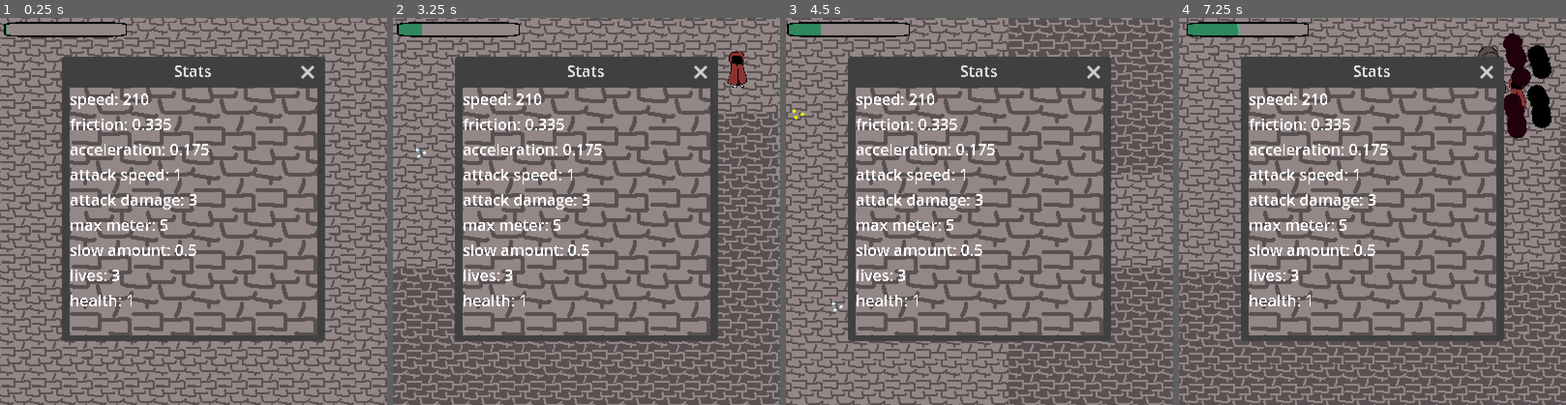
Above: before the commit, frames 1-4 (left to right).
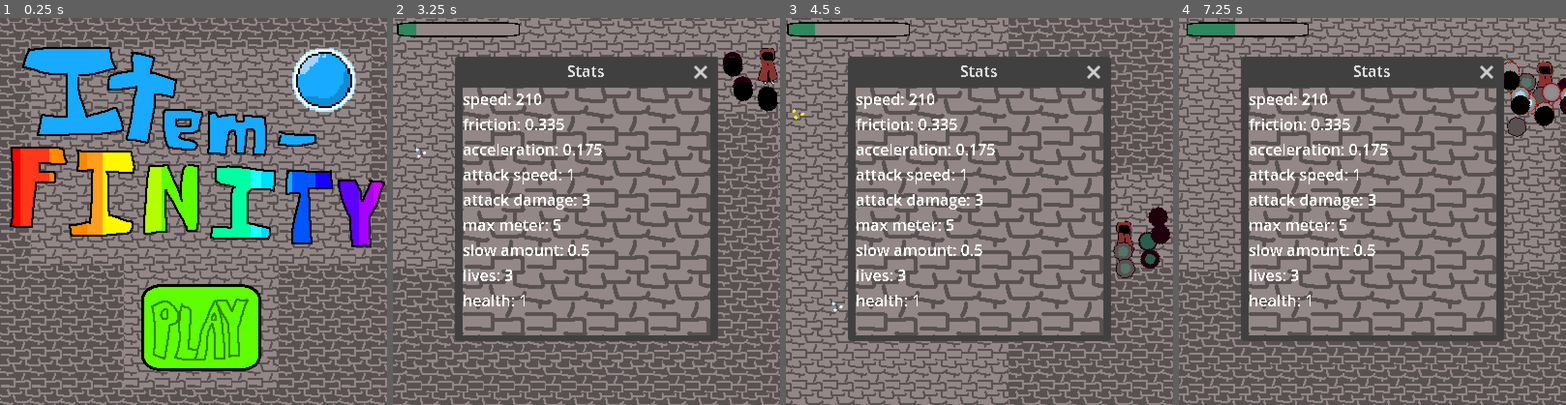
Above: after the commit, the same moments.

Repository: pYMxlobo/itemfinity
Game: Godot game, scene res://scenes/titlescreen.tscn
Two runs of this game, one before a commit and one after it. Both use one fixed random seed, a clock stepped at 60 frames per second and the inputs below. Before the commit the project starts from res://scenes/testo.tscn.
Inputs (mouse positions are in pixels of both pictures, inside the frame that each line leads up to):
- Up to frame 1 (0.25 s): no input
- Up to frame 2 (3.25 s): click (594, 327) at 0.52 s; move the mouse to (671, 192) at 1.27 s; hold D (right) 1.28-2.03 s; hold F (slow) 1.28-2.03 s; move the mouse to (509, 230) at 2.02 s; hold S (down) 2.03-2.78 s; tap F (slow) at 2.1 s; move the mouse to (625, 126) at 2.77 s; hold D (right) from 2.78 s (still down); hold F (slow) from 2.78 s (still down)
- Up to frame 3 (4.5 s): move the mouse to (960, 288) at 3.52 s; release D (right) at 3.53 s; release F (slow) at 3.53 s; hold W (up) 3.53-4.28 s; tap F (slow) at 3.6 s; move the mouse to (1095, 269) at 4.27 s; hold A (left) from 4.28 s (still down); hold F (slow) from 4.28 s (still down)
- Up to frame 4 (7.25 s): move the mouse to (1256, 153) at 5.02 s; release F (slow) at 5.03 s; tap F (slow) at 5.1, 6.6 s; move the mouse to (1391, 211) at 5.77 s; release A (left) at 5.78 s; hold S (down) 5.78-6.53 s; hold F (slow) 5.78-6.53 s; move the mouse to (1314, 114) at 6.52 s; hold D (right) from 6.53 s (still down)

The runs differ from the first frame. In frame 1, 76% of the frame differs, in the area x 0-100%, y 0-100%; in frame 2, 2.5%; in frame 3, 1.3%; in frame 4, 2.5%.

Commit message:
good stuff

Diff:
--- a/project.godot
+++ b/project.godot
@@ -11,7 +11,7 @@
 [application]
 
 config/name="itemfinity"
-run/main_scene="res://scenes/testo.tscn"
+run/main_scene="res://scenes/titlescreen.tscn"
 config/features=PackedStringArray("4.2", "Forward Plus")
 run/max_fps=30
 boot_splash/bg_color=Color(0.29211, 0, 0.0279529, 1)
@@ -25,6 +25,7 @@
 
 Spawning="*res://addons/BulletUpHell/Spawning.tscn"
 Global="*res://scripts/gobal.gd"
+TransitionManager="*res://scripts/transition_manager.gd"
 
 [display]
 
--- /dev/null
+++ b/scenes/attacker.tscn
@@ -0,0 +1,41 @@
+[gd_scene load_steps=3 format=3 uid="uid://ch63wtisq3qq5"]
+
+[ext_resource type="Script" path="res://scripts/longattackhitbox.gd" id="1_kl43g"]
+
+[sub_resource type="RectangleShape2D" id="RectangleShape2D_ugvv0"]
+size = Vector2(16, 10)
+
+[node name="Attacker" type="AnimatableBody2D"]
+collision_layer = 4
+collision_mask = 4
+
+[node name="attack_up" type="CollisionShape2D" parent="."]
+position = Vector2(0, -13)
+shape = SubResource("RectangleShape2D_ugvv0")
+disabled = true
+script = ExtResource("1_kl43g")
+attack_direction = "up"
+
+[node name="attack_down" type="CollisionShape2D" parent="."]
+position = Vector2(0, 13)
+rotation = 3.14159
+shape = SubResource("RectangleShape2D_ugvv0")
+disabled = true
+script = ExtResource("1_kl43g")
+attack_direction = "down"
+
+[node name="attack_left" type="CollisionShape2D" parent="."]
+position = Vector2(-13, 0)
+rotation = -1.5708
+shape = SubResource("RectangleShape2D_ugvv0")
+disabled = true
+script = ExtResource("1_kl43g")
+attack_direction = "left"
+
+[node name="attack_right" type="CollisionShape2D" parent="."]
+position = Vector2(13, 0)
+rotation = 1.5708
+shape = SubResource("RectangleShape2D_ugvv0")
+disabled = true
+script = ExtResource("1_kl43g")
+attack_direction = "right"
--- a/scenes/enemy.tscn
+++ b/scenes/enemy.tscn
@@ -1,8 +1,11 @@
-[gd_scene load_steps=5 format=3 uid="uid://csmqbqsc4ay3h"]
+[gd_scene load_steps=6 format=3 uid="uid://csmqbqsc4ay3h"]
 
 [ext_resource type="Script" path="res://scripts/enemy.gd" id="1_lsml8"]
 [ext_resource type="Texture2D" uid="uid://cjaybvwbvpmcb" path="res://sprites/spellcaster.png" id="1_tjtbp"]
 [ext_resource type="AudioStream" uid="uid://doqrn0gi6rt8b" path="res://music/Purity Music Box.wav" id="2_psmo6"]
+
+[sub_resource type="CapsuleShape2D" id="CapsuleShape2D_tr0fy"]
+height = 40.0
 
 [sub_resource type="CapsuleShape2D" id="CapsuleShape2D_rn20b"]
 radius = 7.0
@@ -20,8 +23,17 @@
 scale = Vector2(0.5, 0.5)
 texture = ExtResource("1_tjtbp")
 
+[node name="hurt" type="Area2D" parent="."]
+collision_layer = 4
+collision_mask = 4
+
+[node name="hitbox" type="CollisionShape2D" parent="hurt"]
+shape = SubResource("CapsuleShape2D_tr0fy")
+debug_color = Color(1, 0, 0, 0.419608)
+
 [node name="CollisionShape2D" type="CollisionShape2D" parent="."]
 shape = SubResource("CapsuleShape2D_rn20b")
+debug_color = Color(0, 1, 0, 0.419608)
 
 [node name="AudioStreamPlayer2D" type="AudioStreamPlayer2D" parent="."]
 stream = ExtResource("2_psmo6")
@@ -37,4 +49,5 @@
 target_desired_distance = 40.0
 path_max_distance = 300.0
 
+[connection signal="body_entered" from="hurt" to="." method="_on_hurt_body_entered"]
 [connection signal="timeout" from="Timer" to="." method="_on_timer_timeout"]
--- a/scenes/testo.tscn
+++ b/scenes/testo.tscn
@@ -8,6 +8,7 @@
 [ext_resource type="Script" path="res://scripts/ouchie.gd" id="5_5sgym"]
 [ext_resource type="Script" path="res://addons/BulletUpHell/Nodes/BuHSpawnPoint.gd" id="6_qikox"]
 [ext_resource type="PackedScene" uid="uid://bmaqlensx66cm" path="res://scenes/the_orb.tscn" id="7_6vcwy"]
+[ext_resource type="PackedScene" uid="uid://ch63wtisq3qq5" path="res://scenes/attacker.tscn" id="8_eq6g3"]
 [ext_resource type="TileSet" uid="uid://wanmoryrsofx" path="res://other/goodbricks.tres" id="12_66qp6"]
 [ext_resource type="PackedScene" uid="uid://crfm54kkrxh4r" path="res://scenes/item.tscn" id="13_y8j4c"]
 [ext_resource type="AudioStream" uid="uid://cg25vca5dq4x6" path="res://music/Itemfinity Song 1.mp3" id="16_ws0ai"]
@@ -72,7 +73,7 @@
 spec_trail_width = 0.0
 spec_trail_modulate = Color(1, 1, 1, 1)
 spec_rotating_speed = 3.0
-death_after_time = 30.0
+death_after_time = 20.0
 death_outside_box = Rect2(0, 0, 0, 0)
 death_from_collision = false
 a_direction_equation = ""
@@ -132,10 +133,10 @@
 [sub_resource type="CircleShape2D" id="CircleShape2D_stdl7"]
 radius = 2.0
 
-[node name="Node2D" type="Node2D"]
+[node name="World" type="Node2D"]
 
 [node name="enemy" parent="." node_paths=PackedStringArray("player") instance=ExtResource("1_vjfyw")]
-position = Vector2(702, 202)
+position = Vector2(502, 2)
 player = NodePath("../PlayerHitbox")
 
 [node name="SpawnPoint" type="Node2D" parent="enemy"]
@@ -164,14 +165,14 @@
 props = SubResource("PackedDataContainer_lduhh")
 
 [node name="The Orb" parent="." instance=ExtResource("7_6vcwy")]
-position = Vector2(200, 200)
 
 [node name="RemoteTransform2D" type="RemoteTransform2D" parent="The Orb"]
 remote_path = NodePath("../../PlayerHitbox")
 update_rotation = false
 
+[node name="Attacker" parent="The Orb" instance=ExtResource("8_eq6g3")]
+
 [node name="PlayerHitbox" type="Area2D" parent="." node_paths=PackedStringArray("timer")]
-position = Vector2(200, 200)
 collision_mask = 65535
 script = ExtResource("5_5sgym")
 timer = NodePath("Timer")
@@ -184,37 +185,37 @@
 one_shot = true
 
 [node name="item" parent="." node_paths=PackedStringArray("player") instance=ExtResource("13_y8j4c")]
-position = Vector2(281, 131)
+position = Vector2(81, -69)
 player = NodePath("../The Orb")
 is_random = true
 
 [node name="item2" parent="." node_paths=PackedStringArray("player") instance=ExtResource("13_y8j4c")]
-position = Vector2(199, 98)
+position = Vector2(-1, -102)
 player = NodePath("../The Orb")
 is_random = true
 
 [node name="item3" parent="." node_paths=PackedStringArray("player") instance=ExtResource("13_y8j4c")]
-position = Vector2(109, 133)
+position = Vector2(-91, -67)
 player = NodePath("../The Orb")
 is_random = true
 
 [node name="item4" parent="." node_paths=PackedStringArray("player") instance=ExtResource("13_y8j4c")]
-position = Vector2(308, 231)
+position = Vector2(108, 31)
 player = NodePath("../The Orb")
 is_random = true
 
 [node name="item5" parent="." node_paths=PackedStringArray("player") instance=ExtResource("13_y8j4c")]
-position = Vector2(239, 297)
+position = Vector2(39, 97)
 player = NodePath("../The Orb")
 is_random = true
 
 [node name="item6" parent="." node_paths=PackedStringArray("player") instance=ExtResource("13_y8j4c")]
-position = Vector2(115, 262)
+position = Vector2(-85, 62)
 player = NodePath("../The Orb")
 is_random = true
 
 [node name="item7" parent="." node_paths=PackedStringArray("player") instance=ExtResource("13_y8j4c")]
-position = Vector2(732, 200)
+position = Vector2(532, 0)
 player = NodePath("../The Orb")
 value = 10
 
@@ -228,6 +229,7 @@
 
 [node name="TileMap" type="TileMap" parent="."]
 z_index = -130
+position = Vector2(-200, -200)
 scale = Vector2(0.5, 0.5)
 tile_set = ExtResource("12_66qp6")
 rendering_quadrant_size = 4
--- a/scenes/the_orb.tscn
+++ b/scenes/the_orb.tscn
@@ -9,7 +9,6 @@
 [ext_resource type="Script" path="res://scripts/healthtext.gd" id="6_27tuu"]
 [ext_resource type="Shader" path="res://other/haha.gdshader" id="7_yfjid"]
 [ext_resource type="Texture2D" uid="uid://2whsm5f4ge8c" path="res://sprites/bricktile.png" id="9_042w4"]
-[ext_resource type="Script" path="res://scripts/longattackhitbox.gd" id="10_svbsa"]
 [ext_resource type="AudioStream" uid="uid://bo78cq7nhur3c" path="res://soundeffects/orbanotherlife.wav" id="11_ejccu"]
 [ext_resource type="AudioStream" uid="uid://cdhjohxu5s4wu" path="res://soundeffects/orbshatter.wav" id="12_cbcdr"]
 [ext_resource type="AudioStream" uid="uid://bte0j8jkmtvc8" path="res://soundeffects/orbcrack.wav" id="13_miluo"]
@@ -94,9 +93,6 @@
 [sub_resource type="GradientTexture2D" id="GradientTexture2D_kq677"]
 gradient = SubResource("Gradient_20hsf")
 
-[sub_resource type="RectangleShape2D" id="RectangleShape2D_0wwew"]
-size = Vector2(16, 10)
-
 [node name="The Orb" type="CharacterBody2D" node_paths=PackedStringArray("lalala")]
 collision_layer = 2
 collision_mask = 3
@@ -194,37 +190,6 @@
 wait_time = 0.5
 one_shot = true
 
-[node name="attack_up" type="CollisionShape2D" parent="."]
-position = Vector2(0, -13)
-shape = SubResource("RectangleShape2D_0wwew")
-disabled = true
-script = ExtResource("10_svbsa")
-attack_direction = "up"
-
-[node name="attack_down" type="CollisionShape2D" parent="."]
-position = Vector2(0, 13)
-rotation = 3.14159
-shape = SubResource("RectangleShape2D_0wwew")
-disabled = true
-script = ExtResource("10_svbsa")
-attack_direction = "down"
-
-[node name="attack_left" type="CollisionShape2D" parent="."]
-position = Vector2(-13, 0)
-rotation = -1.5708
-shape = SubResource("RectangleShape2D_0wwew")
-disabled = true
-script = ExtResource("10_svbsa")
-attack_direction = "left"
-
-[node name="attack_right" type="CollisionShape2D" parent="."]
-position = Vector2(13, 0)
-rotation = 1.5708
-shape = SubResource("RectangleShape2D_0wwew")
-disabled = true
-script = ExtResource("10_svbsa")
-attack_direction = "right"
-
 [node name="life_left" type="AudioStreamPlayer2D" parent="."]
 stream = ExtResource("11_ejccu")
 bus = &"SFX"
--- a/scenes/titlescreen.tscn
+++ b/scenes/titlescreen.tscn
@@ -6,6 +6,8 @@
 [ext_resource type="Texture2D" uid="uid://x83xhysjd5t0" path="res://sprites/playbutton.png" id="4_ifitm"]
 [ext_resource type="Texture2D" uid="uid://cj0oonawb2n38" path="res://sprites/playbuttonhover.png" id="5_4vvdk"]
 [ext_resource type="BitMap" uid="uid://d2cl8kwlpr3uh" path="res://sprites/playbuttonmask.png" id="6_n1lkj"]
+[ext_resource type="Script" path="res://scripts/Start.gd" id="7_3enu0"]
+[ext_resource type="AudioStream" uid="uid://c0lw7fnlkm7ac" path="res://music/title.wav" id="8_07evi"]
 
 [sub_resource type="ShaderMaterial" id="ShaderMaterial_wvuy0"]
 shader = ExtResource("1_yiy2j")
@@ -117,7 +119,7 @@
 format = 2
 layer_0/tile_data = PackedInt32Array(0, 65536, 0, 65537, 0, 0, 131074, 0, 0, 65538, 0, 0, 65536, 65536, 0, 131072, 6553 …(2496 unchanged characters)…
 
-[node name="TextureButton" type="TextureButton" parent="."]
+[node name="Start" type="TextureButton" parent="."]
 offset_left = 128.0
 offset_top = 256.0
 offset_right = 288.0
@@ -128,3 +130,11 @@
 texture_hover = ExtResource("5_4vvdk")
 texture_click_mask = ExtResource("6_n1lkj")
 stretch_mode = 3
+script = ExtResource("7_3enu0")
+
+[node name="AudioStreamPlayer" type="AudioStreamPlayer" parent="."]
+stream = ExtResource("8_07evi")
+autoplay = true
+bus = &"Music"
+
+[connection signal="pressed" from="Start" to="Start" method="_on_pressed"]
--- /dev/null
+++ b/scenes/transition_sprite.tscn
@@ -0,0 +1,3 @@
+[gd_scene format=3 uid="uid://bhmnas2562m8j"]
+
+[node name="transition_sprite" type="Sprite2D"]
--- /dev/null
+++ b/scripts/Start.gd
@@ -0,0 +1,6 @@
+extends TextureButton
+
+
+
+func _on_pressed():
+	TransitionManager.change_scene("res://scenes/testo.tscn", TransitionManager.TransitionType.FallDown)
--- a/scripts/enemy.gd
+++ b/scripts/enemy.gd
@@ -2,8 +2,10 @@
 
 
 @export var speed = 50
-
+@export var health : int = 10
+@export var bob = true
 @export var player : Node2D
+@export var damager : Node2D
 @onready var nav_agent = $NavigationAgent2D as NavigationAgent2D
 
 
@@ -22,3 +24,14 @@
 
 func _on_timer_timeout():
 	makepath()
+
+func _ready():
+	var tween = create_tween()
+	var sprite_pos = $Spellcaster
+	if bob == true:
+		tween.set_loops()
+		tween.tween_property(sprite_pos, "position", Vector2(0, -5), 2)
+		tween.tween_property(sprite_pos, "position", Vector2(0, 5), 2)
+
+func _on_hurt_body_entered(body):
+	health -= player.atk_damg
--- a/scripts/gobal.gd
+++ b/scripts/gobal.gd
@@ -7,3 +7,5 @@
 var health : int
 
 var dead = false
+
+var atk_range = 1
--- a/scripts/longattackhitbox.gd
+++ b/scripts/longattackhitbox.gd
@@ -8,7 +8,7 @@
 
 # Called every frame. 'delta' is the elapsed time since the previous frame.
 func _process(delta):
-	shape.size.y = get_parent().atk_range * 10
+	shape.size.y = Global.atk_range * 10
 
 
 
--- a/scripts/player.gd
+++ b/scripts/player.gd
@@ -72,6 +72,7 @@
 	def_slow_amount = slow_amt
 	def_lives = lives
 	def_atk_ran = atk_range
+	Global.atk_range = atk_range
 	#pre_red = red
 	#pre_green = green
 	#pre_yellow = yellow
@@ -122,6 +123,7 @@
 	#item_list = red, blue, green
 	item_total = red + green + yellow + purple + orange + cyan + white + black + rainbow + blue
 
+	Global.atk_range = atk_range
 	if lives <= 0:
 		$crack.stop()
 		$orb.hide()
--- /dev/null
+++ b/scripts/transition_manager.gd
@@ -0,0 +1,61 @@
+extends Node
+
+const transition_node_name = "transition_node"
+var is_showing_transition = false
+
+
+var function_to_call: Callable
+
+
+enum TransitionType {
+	ZoomOut=1,
+	SwipeRight=2,
+	FallDown=3
+	}
+
+func setup_sprite():
+	var transition_sprite = load("res://scenes/transition_sprite.tscn").instantiate() as Sprite2D
+	var image = get_viewport().get_texture().get_image()
+	var transition_texture = ImageTexture.create_from_image(image)
+	transition_sprite.name = transition_node_name
+	transition_sprite.texture = transition_texture
+	return transition_sprite
+
+
+
+func change_scene(new_scene_location : String, transition_type: int):
+	if is_showing_transition:
+		return
+	is_showing_transition = true
+	var transition_sprite = setup_sprite()
+	get_tree().change_scene_to_file(new_scene_location)
+	function_to_call = show_transition.bind(transition_sprite, transition_type)
+	get_tree().node_added.connect(function_to_call)
+
+
+
+func show_transition(_new_node, transition_sprite: Sprite2D, type : TransitionType):
+	if get_tree().root.get_node_or_null(transition_node_name) != null:
+		return
+	get_tree().root.add_child(transition_sprite)
+	var transition_tween = create_tween().set_parallel()
+
+	if type == TransitionType.ZoomOut:
+		transition_tween.set_trans(Tween.TRANS_CUBIC)
+		transition_tween.tween_property(transition_sprite, "scale", Vector2(0.01, 0.01), 1)
+	elif type == TransitionType.SwipeRight:
+		transition_tween.tween_property(transition_sprite, "global_position", Vector2(400, -400), 1)
+		transition_tween.tween_property(transition_sprite, "rotation", deg_to_rad(180), 1)
+	elif type == TransitionType.FallDown:
+		transition_tween.set_trans(Tween.TRANS_EXPO)
+		transition_tween.tween_property(transition_sprite, "global_position", Vector2(0, 800), 1)
+
+
+	transition_tween.finished.connect(transition_sprite.queue_free)
+	await transition_tween.finished
+	get_tree().node_added.disconnect(function_to_call)
+	is_showing_transition = false
+
+
+
+#func _process(delta: float) -> void:
Not shown: 1 places in scenes/testo.tscn that only renumber resources
Not shown: 1 places in scenes/the_orb.tscn that only renumber resources
Not shown: 1 places in scenes/titlescreen.tscn that only renumber resources
